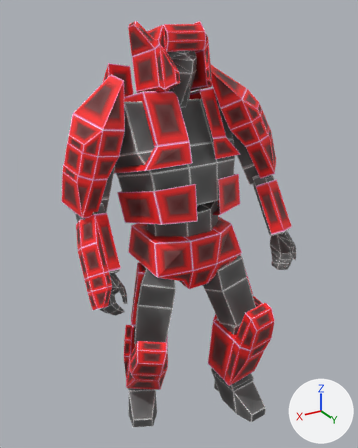
The Blender file share/shapes/rotc/players/standardcat/player2.blend: old version first, new version second.
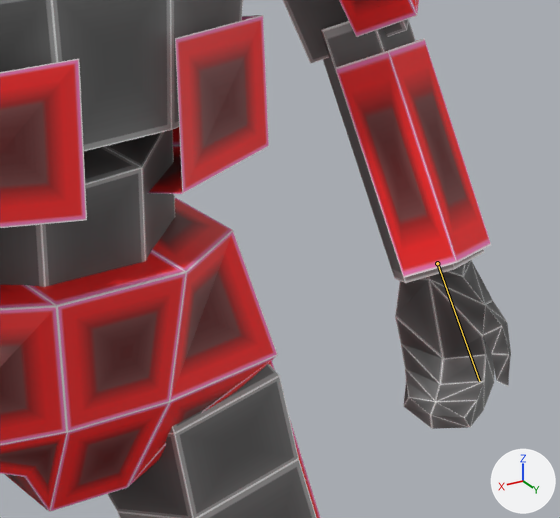
Each version appears first whole from a 50 mm lens placed at (1.55, 2.51, 2.73), pointed at (-0.01, -0.1, 1.43), and next in a close-up on the part from 50% to 86% of the width and 38% to 65% of the height. Every picture has the same lights, and +X, +Y and +Z are marked at lower right. Both versions are drawn at the pose saved in each file; the numbers are the values there. The bones that change are drawn over the model as lines in the close-ups.

In view in the first close-up: 'a_abdomen', 'a_chest', 'a_chest_armor', 'a_forearm_left', 'a_forearm_left_armor', 'a_hand_left', 'a_pelvis', 'a_thigh_left', 'a_upperarm_left', 'a_upperarm_left_armor'.
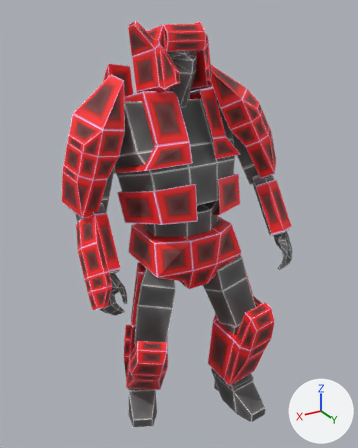
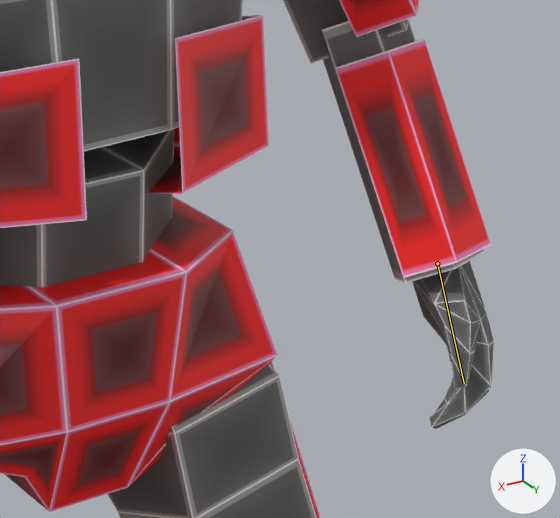
Location of each change, [x1, y1, x2, y2] in pixels of the close-ups (560 x 518 px):
'a_abdomen', posed: before [0, 130, 175, 287]; after [0, 129, 174, 287]
'a_hand_left', posed: before [395, 260, 511, 429]; after [412, 261, 494, 429]
bone 'CR_Bip01 L Hand', root to tip: before (437, 263) to (479, 381); after (437, 263) to (464, 383)

The edits, one by one:
Bone 'CR_Bip01 L Hand' (bone_cr_bip01_l_hand) turns from (0, 0, 0) to (38, 57, 23) degrees about its own x, y and z.
